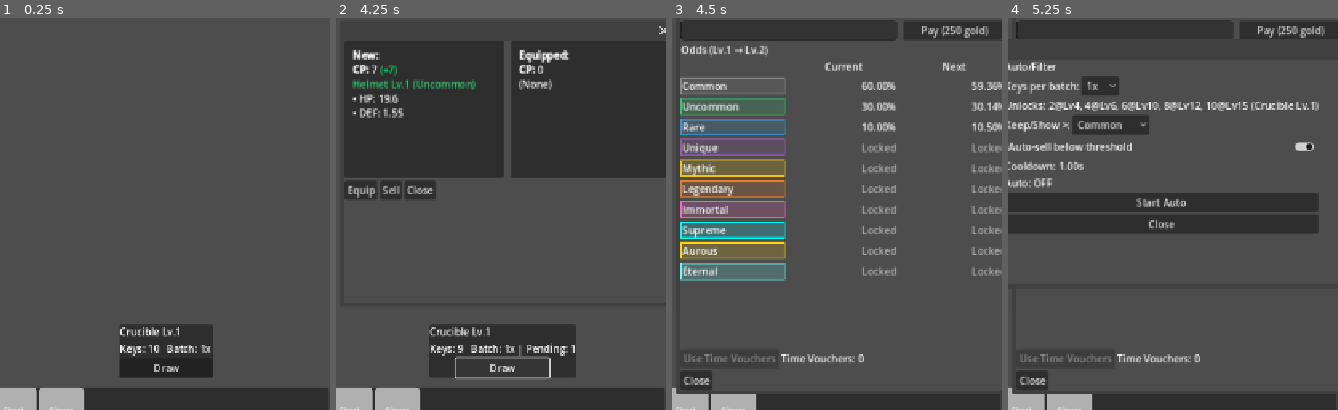
Above: before the commit, frames 1-4 (left to right).
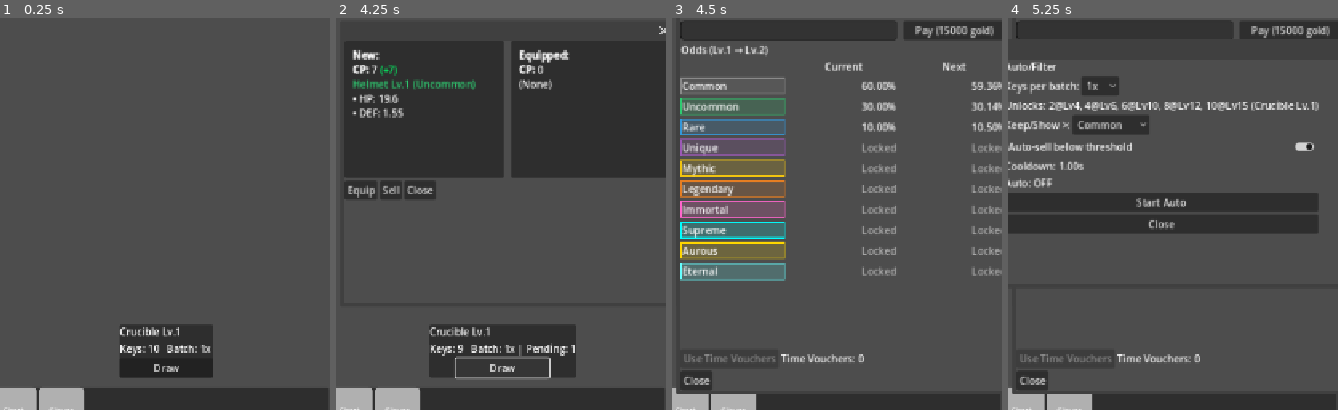
Above: after the commit, the same moments.

Repository: Mr-Cee/TheCrucibleGame
Game: Godot game, scene res://scenes/ui/Home.tscn
The game is run twice, just before and just after one commit, with the same random seed, the same clock (stepped at 60 frames per second) and the same inputs.
Inputs:
- Up to frame 1 (0.25 s): no input
- Up to frame 2 (4.25 s): click "All" at 0.5 s; click "Compact" at 1.25 s; click "Clear" at 2 s; click "1x" at 2.75 s; click "Draw" at 3.5 s
- Up to frame 3 (4.5 s): click "Upgrade" at 4.25 s
- Up to frame 4 (5.25 s): click "Auto" at 5 s
The pictures show only the part of the screen within x 24-74%, y 30-80%; the shares and areas given below are measured in that part.

Frames 1-2 are identical in both runs. In frame 3, 0.3% of the frame differs, in the area x 73-98%, y 2-6%; in frame 4, 0.3%.

Commit message:
Tweaked gold cost calculations for crucible upgrades

Diff:
--- a/scripts/core/Catalog.gd
+++ b/scripts/core/Catalog.gd
@@ -134,6 +134,32 @@
 	4: 45 * 60,  # Lv4 -> Lv5
 	# Add more explicit overrides here anytime you want.
 }
+
+# --- Crucible upgrade gold tuning (per payment stage) ---
+# "current_level" means upgrading from Lv.N to Lv.N+1.
+# Each payment stage within the SAME level costs the SAME amount.
+const CRUCIBLE_UPGRADE_GOLD_TABLE: Dictionary = {
+	1: 15000,   # Lv1 -> Lv2 (1 stage)
+	# Add more overrides anytime you want.
+}
+
+# Used when not in table
+const CRUCIBLE_UPGRADE_GOLD_BASE: int = 15000          # anchor cost (per stage)
+const CRUCIBLE_UPGRADE_GOLD_GROWTH: float = 1.70      # exponential growth per level
+const CRUCIBLE_UPGRADE_GOLD_ANCHOR_LEVEL: int = 1     # growth starts after this level
+
+static func crucible_upgrade_stage_cost_gold(current_level: int) -> int:
+	current_level = max(1, current_level)
+
+	# Explicit early-game overrides
+	if CRUCIBLE_UPGRADE_GOLD_TABLE.has(current_level):
+		return int(CRUCIBLE_UPGRADE_GOLD_TABLE[current_level])
+
+	# Exponential tail
+	var n: int = max(0, current_level - CRUCIBLE_UPGRADE_GOLD_ANCHOR_LEVEL)
+	var cost: float = float(CRUCIBLE_UPGRADE_GOLD_BASE) * pow(CRUCIBLE_UPGRADE_GOLD_GROWTH, float(n))
+	return int(round(cost))
+
 
 const CRUCIBLE_UPGRADE_TIME_BASE: int = 45 * 60   # base used when not in table (seconds)
 const CRUCIBLE_UPGRADE_TIME_GROWTH: float = 1.25  # exponential growth per level beyond base_anchor
--- a/scripts/core/Game.gd
+++ b/scripts/core/Game.gd
@@ -201,12 +201,9 @@
 	return 5
 
 func crucible_stage_cost_gold(current_level: int, stage_index: int) -> int:
-	# stage_index is 0..required-1
-	# MVP scalable formula. Tweak as desired.
-	var base: float = 250.0
-	var level_scale: float = pow(1.35, float(current_level - 1))
-	var stage_scale: float = 1.0 + float(stage_index) * 0.20
-	return int(round(base * level_scale * stage_scale))
+	# stage_index intentionally ignored: all stages within a level cost the same.
+	return Catalog.crucible_upgrade_stage_cost_gold(current_level)
+
 
 func crucible_upgrade_time_seconds(current_level: int) -> int:
 	return Catalog.crucible_upgrade_time_seconds(current_level)
@@ -581,7 +578,6 @@
 	# If you tune enemy attack speed elsewhere, keep your existing logic:
 	# _e_aps = is_boss ? 0.7 : 0.9
 
-
 func _battle_recompute_player_combat() -> void:
 	# Base values (tune later)
 	var base_hp: float = 100.0 + float(player.level) * 5.0
--- a/scripts/ui/Home.gd
+++ b/scripts/ui/Home.gd
@@ -506,7 +506,6 @@
 		cd = max(0.05, cd)
 		await get_tree().create_timer(cd).timeout
 
-
 func _rarity_meets_threshold(rarity_id: int, min_rarity_id: int) -> bool:
 	var r_idx := RARITY_ORDER.find(rarity_id)
 	var m_idx := RARITY_ORDER.find(min_rarity_id)
